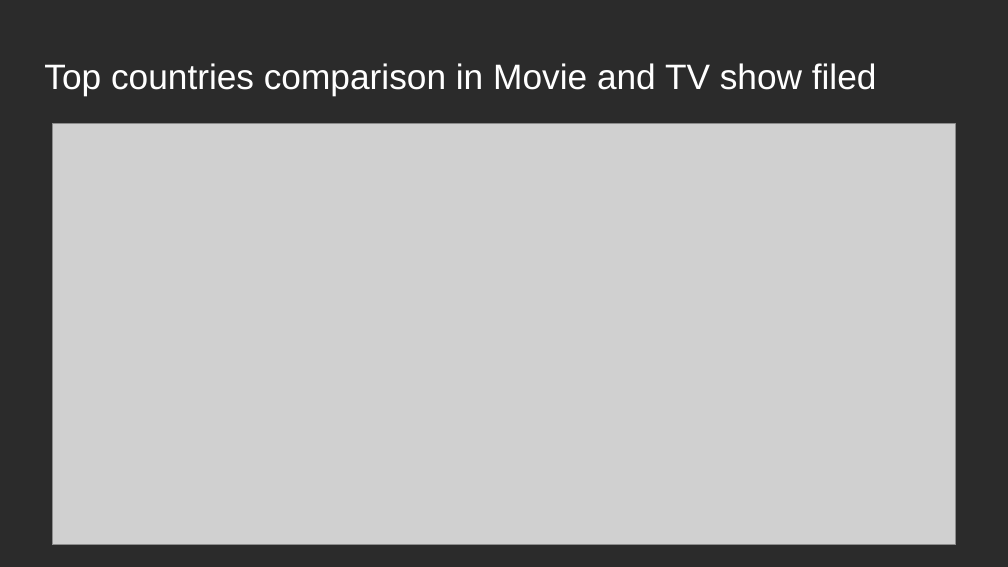
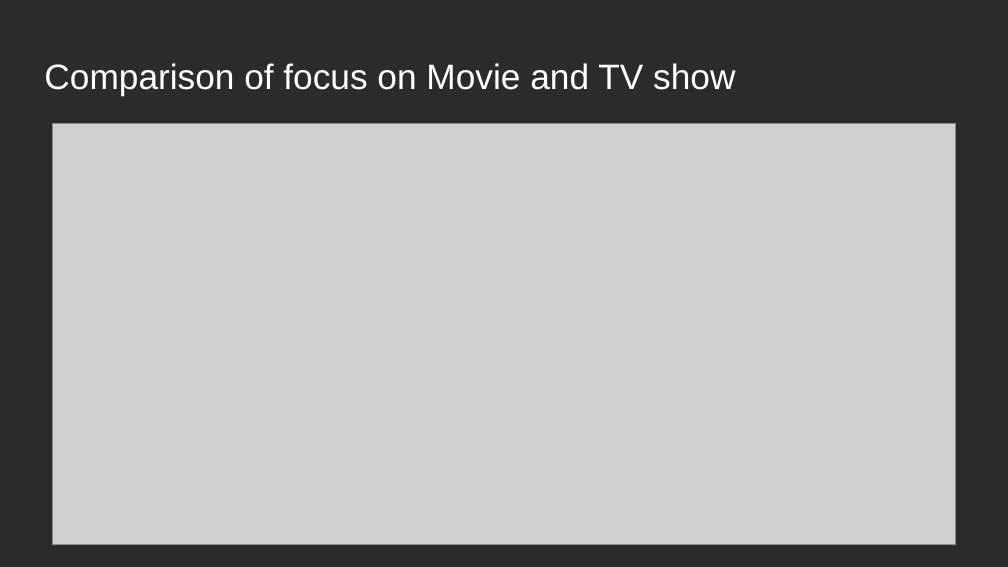
Before and after one commit to Yunling-G/Mid-Project, a slide deck: slide 6 of slides/mid-project.pptx. Drawn at 1008x567 pixels with LibreOffice and Linux fonts; fonts in the diff are those of the drawing; grey boxes stand for pictures; background and template pictures are left out; a plain dark background stands for a picture behind light text. Boxes give left, top, right and bottom in pixels: in the first picture for what was removed or moved away, otherwise in the second. Text is boxed around its words. In the diff, an @@ line names an element or a change of style, - is before the commit and + after.

Commit message:
Slides is updated.

```diff
--- a/slides/mid-project.pptx
+++ b/slides/mid-project.pptx
@@ title at [44, 63, 735, 95]: text changed @@
-Top countries comparison in Movie and TV show filed
+Comparison of focus on Movie and TV show
```
Also in this commit, not shown: 2 other slides changed, 1 slide added, 1 slide removed.
